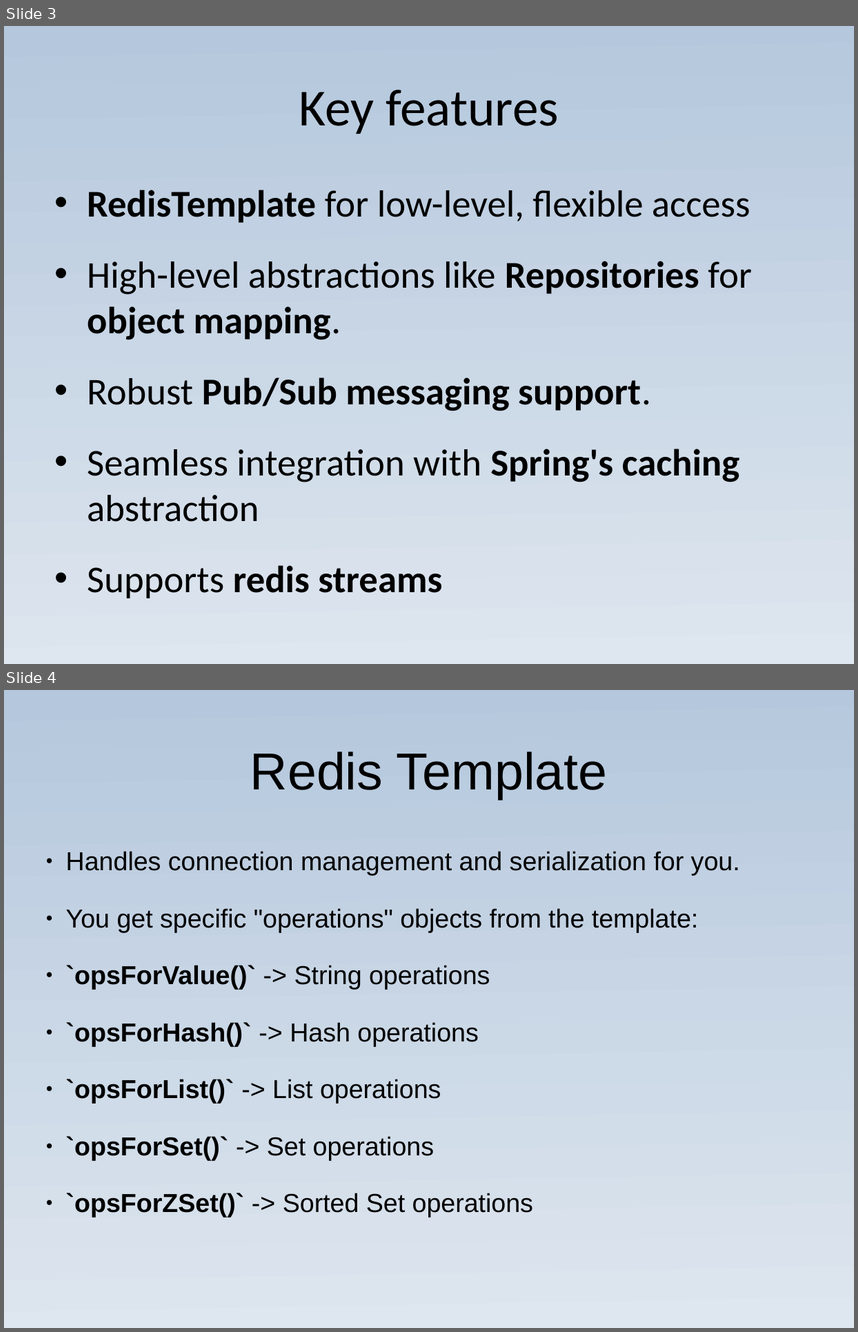
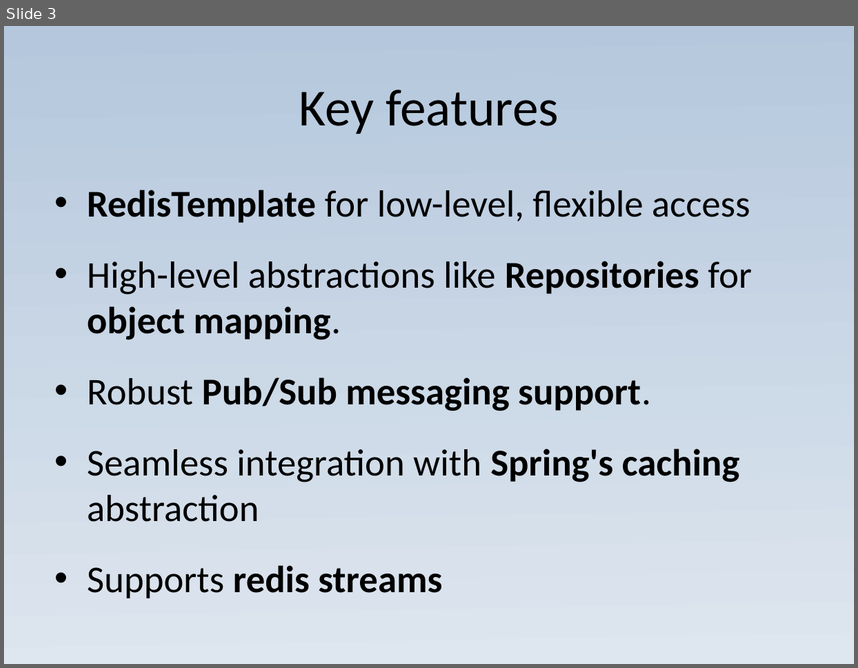
Before and after one commit to JoaoGuilhermedeSa/spring-data-redis, a slide deck: spring_data_redis_presentation_with_code.pptx. Shown one above the other, each under a label of ours: slides 3 and 4 before the commit, slide 3 after it. The pictures are 858x1332 and 858x668 pixels, drawn with LibreOffice and Linux fonts; fonts in the diff are those of the drawing. Boxes give left, top, right and bottom in pixels: in the first picture for what was removed or moved away, otherwise in the second. Text is boxed around its words. In the diff, an @@ line names an element or a change of style, - is before the commit and + after.

```diff
--- a/spring_data_redis_presentation_with_code.pptx
+++ b/spring_data_redis_presentation_with_code.pptx
@@ slide 4 removed at box(4, 690, 854, 1328), background gradient #B4C7DC to #DEE6EF @@
@@ title removed at box(250, 751, 607, 799) @@
-Redis Template
@@ text removed at box(66, 851, 740, 1217) @@
-● Handles connection management and serialization for you.
-● You get specific "operations" objects from the template:
-● `opsForValue()` -> String operations
-● `opsForHash()` -> Hash operations
-● `opsForList()` -> List operations
-● `opsForSet()` -> Set operations
-● `opsForZSet()` -> Sorted Set operations
```
Also in this commit, not shown: 3 slides changed, 2 slides added, 30 other files.
